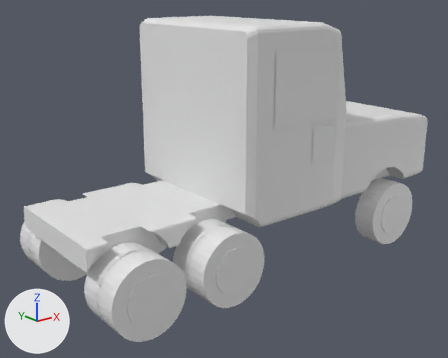
An edit to the glTF model quillin/assets/models/heavy.glb, drawn before and after from the same camera.
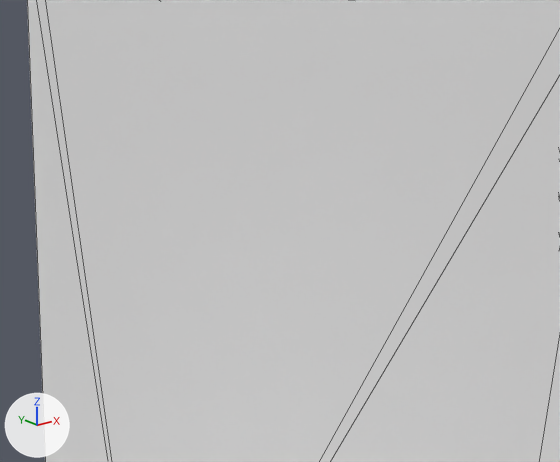
There are two pictures of each version: one whole from a 50 mm lens placed at (-6.08, -7.08, 4.1), pointed at (-0.36, 0.06, 1.25), one close up on the part from 30% to 53% of the width and 12% to 35% of the height. Every picture has the same lights, and +X, +Y and +Z are marked at lower left. The older version's two pictures come first. The close-ups show mesh edges as thin lines. Vertices at exactly the same position are counted once.

Names of what the first close-up shows: 'hood'.
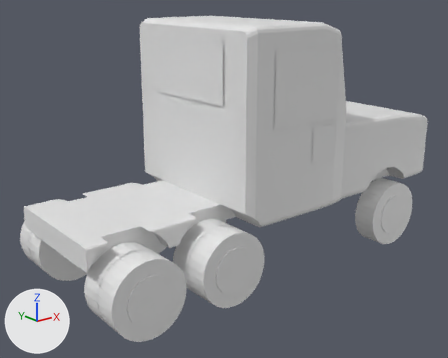
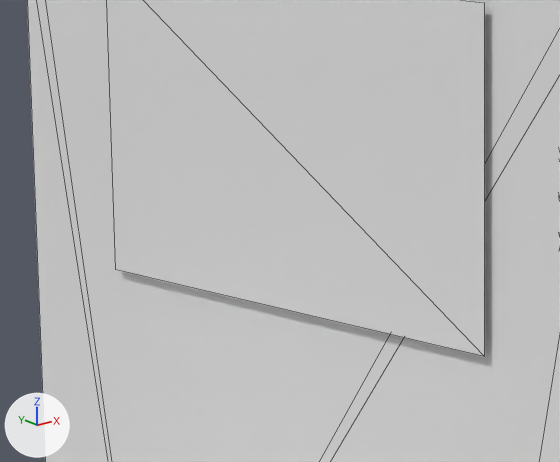
Commit message: Quillin: give the trucks their rear windows back

Diff of the bpy script that builds the scene:
```diff
--- a/quillin/assets/models/heavy.glb.py
+++ b/quillin/assets/models/heavy.glb.py
@@ me_panel_back_glass @@
 # used by ob_panel_back_glass; location = (0.0, 0.0, 0.0)
-me_panel_back_glass.from_pydata(...)  # 4 vertices, 2 faces; spans x -1.0..-0.98, y -0.78..0.78, z 2.62..3.36
-me_panel_back_glass.vertices[0].co = (-0.98, -0.78, 2.62)
-me_panel_back_glass.vertices[1].co = (-0.98, 0.78, 2.62)
-me_panel_back_glass.vertices[2].co = (-1.0, 0.78, 3.36)
-me_panel_back_glass.vertices[3].co = (-1.0, -0.78, 3.36)
+me_panel_back_glass.from_pydata(...)  # 4 vertices, 2 faces; spans x -1.07, y -0.8..0.8, z 2.58..3.4
+# me_panel_back_glass part 1
+me_panel_back_glass.vertices[0].co = (-1.07, -0.8, 2.58)  # pixel (484, 356)
+me_panel_back_glass.vertices[1].co = (-1.07, 0.8, 2.58)  # pixel (115, 269)
+me_panel_back_glass.vertices[2].co = (-1.07, 0.8, 3.4)
+me_panel_back_glass.vertices[3].co = (-1.07, -0.8, 3.4)  # pixel (484, 2)
```

Pixel boxes (x1, y1, x2, y2) of what changed, in the close-ups (560 x 462 px):
'panel_back_glass', reshaped (not visible before)
    after: (107, 0, 485, 356)
